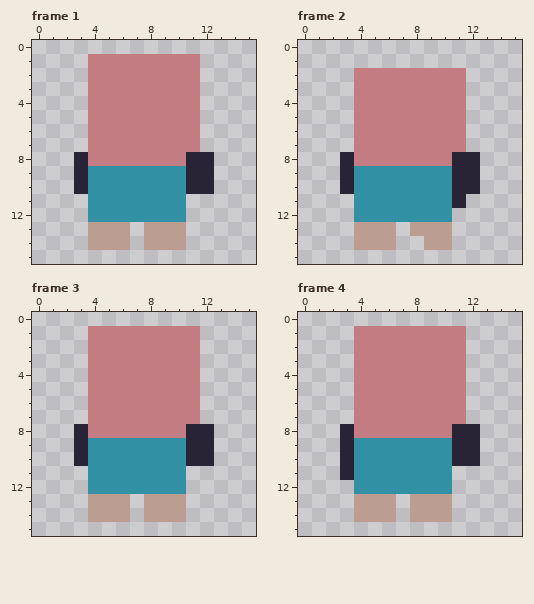
One commit to this pixel-art file: assets/citizen.aseprite. That is the earlier state.
16x16 pixels, 4 frames. Shown: frame 1, frame 2, frame 3, frame 4.
New version:
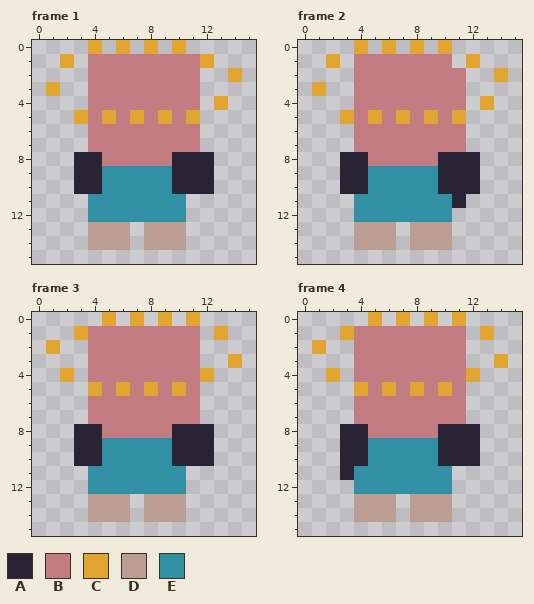
Palette (. is transparent): A #282435  B #c37c82  C #e2a532  D #bb9d92  E #3190a4
Message: Citizens can be hypnotized
What changed:
layer "Hypnotized" added
Changed rows in their new state; - is an unchanged pixel.
Frame 1, layer "Hypnotized":
first column x 1:
 0 ---C-C-C-C----
 1 -C---------C--
 2 -------------C
 3 C-------------
 4 ------------C-
 5 --C-C-C-C-C---
 8 ---A-----A----
 9 ---A-----A----
10 ---A-----A----
Frame 2, layer "Hypnotized":
first column x 1:
 0 ---C-C-C-C----
 1 -C-BBBBBBB-C--
 2 -------------C
 3 C-------------
 4 ------------C-
 5 --C-C-C-C-C---
 8 ---A-----A----
 9 ---A-----A----
10 ---A-----A----
first column x 8:
14 D
Frame 3, layer "Hypnotized":
first column x 1:
 0 ----C-C-C-C---
 1 --C---------C-
 2 C-------------
 3 -------------C
 4 -C---------C--
 5 ---C-C-C-C----
 8 ---A-----A----
 9 ---A-----A----
10 ---A-----A----
Frame 4, layer "Hypnotized": the same change as frame 3
